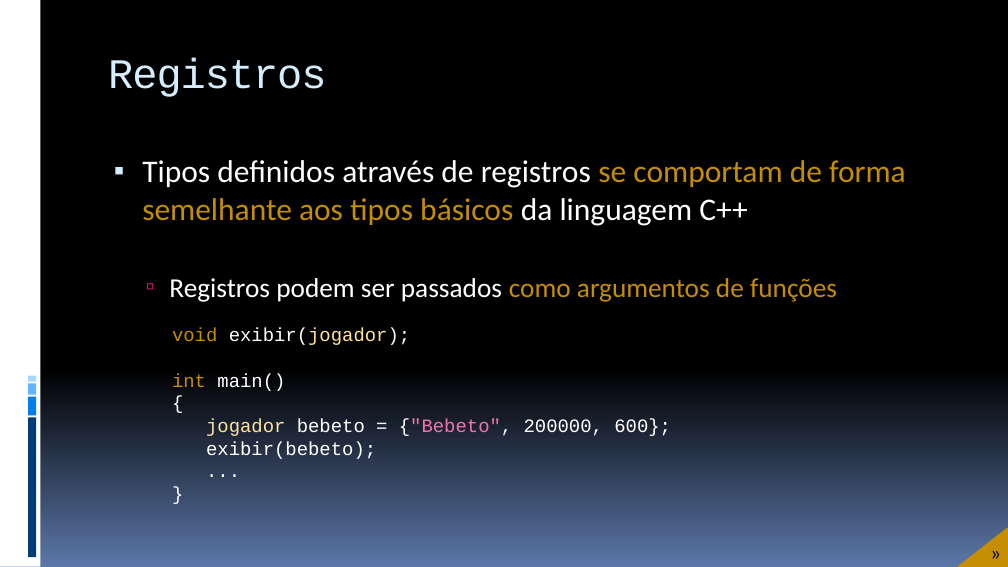
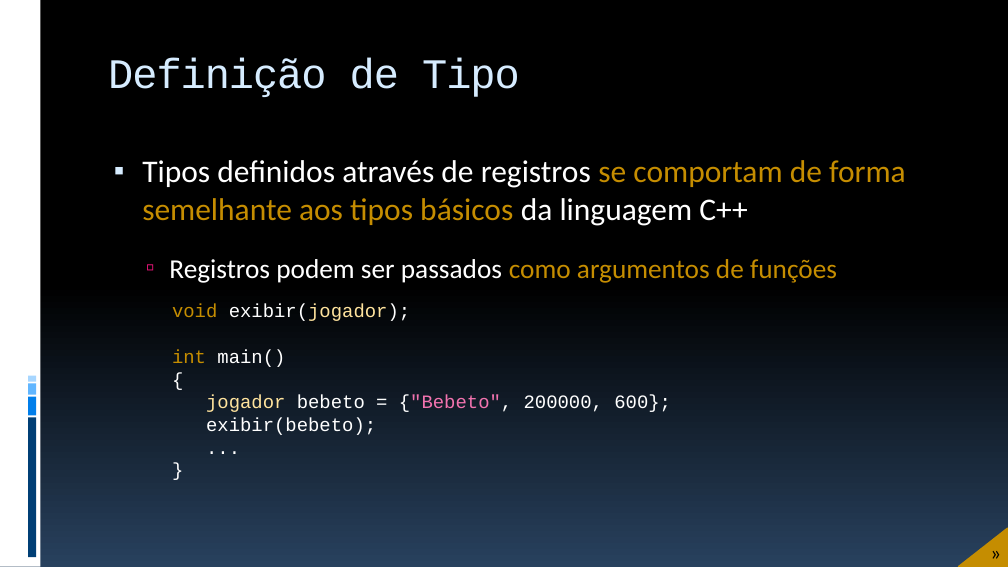
Before and after one commit to JudsonSS/ProgComp, a slide deck: slide 14 of Slides/12. Registros.pptx. Drawn at 1008x567 pixels with LibreOffice and Linux fonts; fonts in the diff are those of the drawing. Boxes give left, top, right and bottom in pixels: in the first picture for what was removed or moved away, otherwise in the second. Text is boxed around its words. In the diff, an @@ line names an element or a change of style, - is before the commit and + after.

```diff
--- a/Slides/12. Registros.pptx
+++ b/Slides/12. Registros.pptx
@@ background gradient #000000 to #5B77A8 to gradient #000000 to #28415E @@
@@ title at <box>108,57,520,97</box>: text changed @@
-Registros
+Definição de Tipo
@@ text "void exibir(jogador);": place and size @@
-text "void exibir(jogador);" at <box>172,328,671,459</box>
+text "void exibir(jogador);" at <box>172,304,671,435</box>
```
Also in this commit, not shown: 20 other slides changed, 1 slide added, 3 other files.
